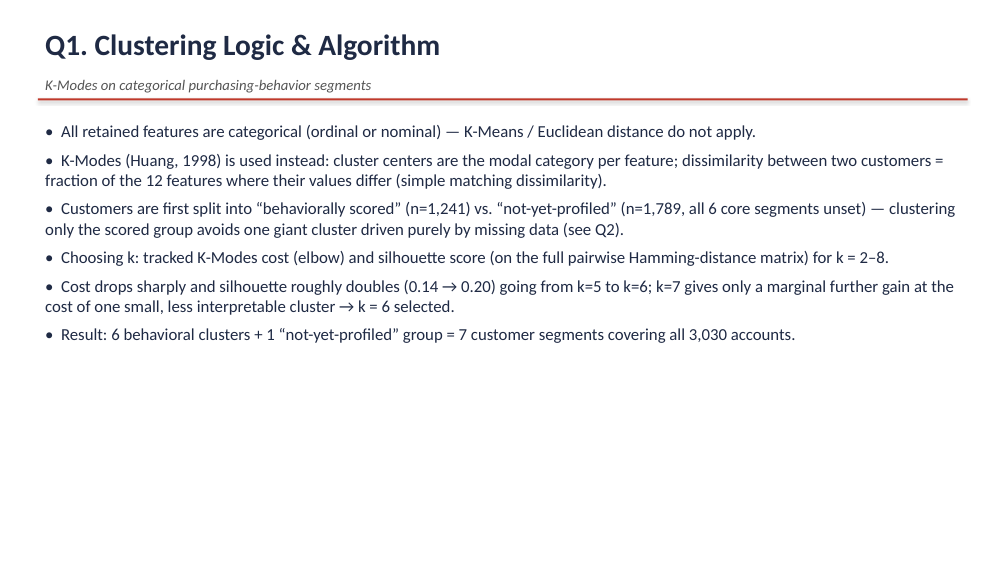
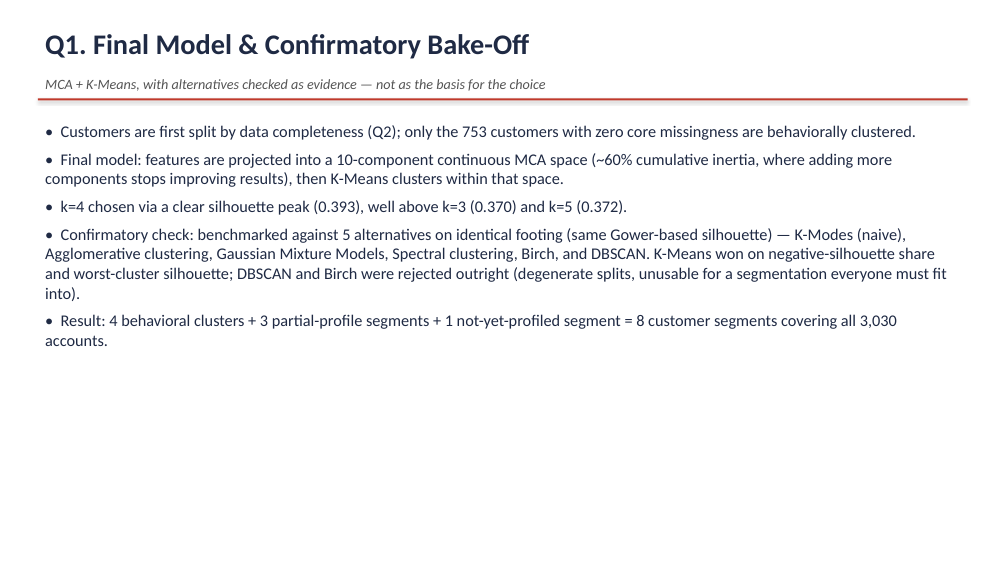
Before and after one commit to chirayum64/assignment, a slide deck: slide 4 of Venture_Creed_Case_Study_Answers.pptx (slide 3 before the commit). Drawn at 1008x567 pixels with LibreOffice and Linux fonts; fonts in the diff are those of the drawing. Boxes give left, top, right and bottom in pixels: in the first picture for what was removed or moved away, otherwise in the second. Text is boxed around its words. In the diff, an @@ line names an element or a change of style, - is before the commit and + after.

```diff
--- a/Venture_Creed_Case_Study_Answers.pptx
+++ b/Venture_Creed_Case_Study_Answers.pptx
@@ text at bbox=[45, 34, 529, 59]: text changed; size 28 to 27 pt @@
-Q1. Clustering Logic & Algorithm
+Q1. Final Model & Confirmatory Bake-Off
@@ text at bbox=[45, 79, 546, 91]: text changed; size 14 to 13.5 pt @@
-K-Modes on categorical purchasing-behavior segments
+MCA + K-Means, with alternatives checked as evidence — not as the basis for the choice
@@ text at bbox=[45, 125, 947, 346]: text changed; size 16 to 15.5 pt @@
-• All retained features are categorical (ordinal or nominal) — K-Means / Euclidean distance do not apply.
-• K-Modes (Huang, 1998) is used instead: cluster centers are the modal category per feature; dissimilarity between two customers = fraction of the 12 features where their values differ (simple matching dissimilarity).
-• Customers are first split into “behaviorally scored” (n=1,241) vs. “not-yet-profiled” (n=1,789, all 6 core segments unset) — clustering only the scored group avoids one giant cluster driven purely by missing data (see Q2).
-• Choosing k: tracked K-Modes cost (elbow) and silhouette score (on the full pairwise Hamming-distance matrix) for k = 2–8.
-• Cost drops sharply and silhouette roughly doubles (0.14 → 0.20) going from k=5 to k=6; k=7 gives only a marginal further gain at the cost of one small, less interpretable cluster → k = 6 selected.
-• Result: 6 behavioral clusters + 1 “not-yet-profiled” group = 7 customer segments covering all 3,030 accounts.
+• Customers are first split by data completeness (Q2); only the 753 customers with zero core missingness are behaviorally clustered.
+• Final model: features are projected into a 10-component continuous MCA space (~60% cumulative inertia, where adding more components stops improving results), then K-Means clusters within that space.
+• k=4 chosen via a clear silhouette peak (0.393), well above k=3 (0.370) and k=5 (0.372).
+• Confirmatory check: benchmarked against 5 alternatives on identical footing (same Gower-based silhouette) — K-Modes (naive), Agglomerative clustering, Gaussian Mixture Models, Spectral clustering, Birch, and DBSCAN. K-Means won on negative-silhouette share and worst-cluster silhouette; DBSCAN and Birch were rejected outright (degenerate splits, unusable for a segmentation everyone must fit into).
+• Result: 4 behavioral clusters + 3 partial-profile segments + 1 not-yet-profiled segment = 8 customer segments covering all 3,030 accounts.
```
Also in this commit, not shown: 6 other slides changed, 5 slides added, 3 slides removed, 4 other files.
